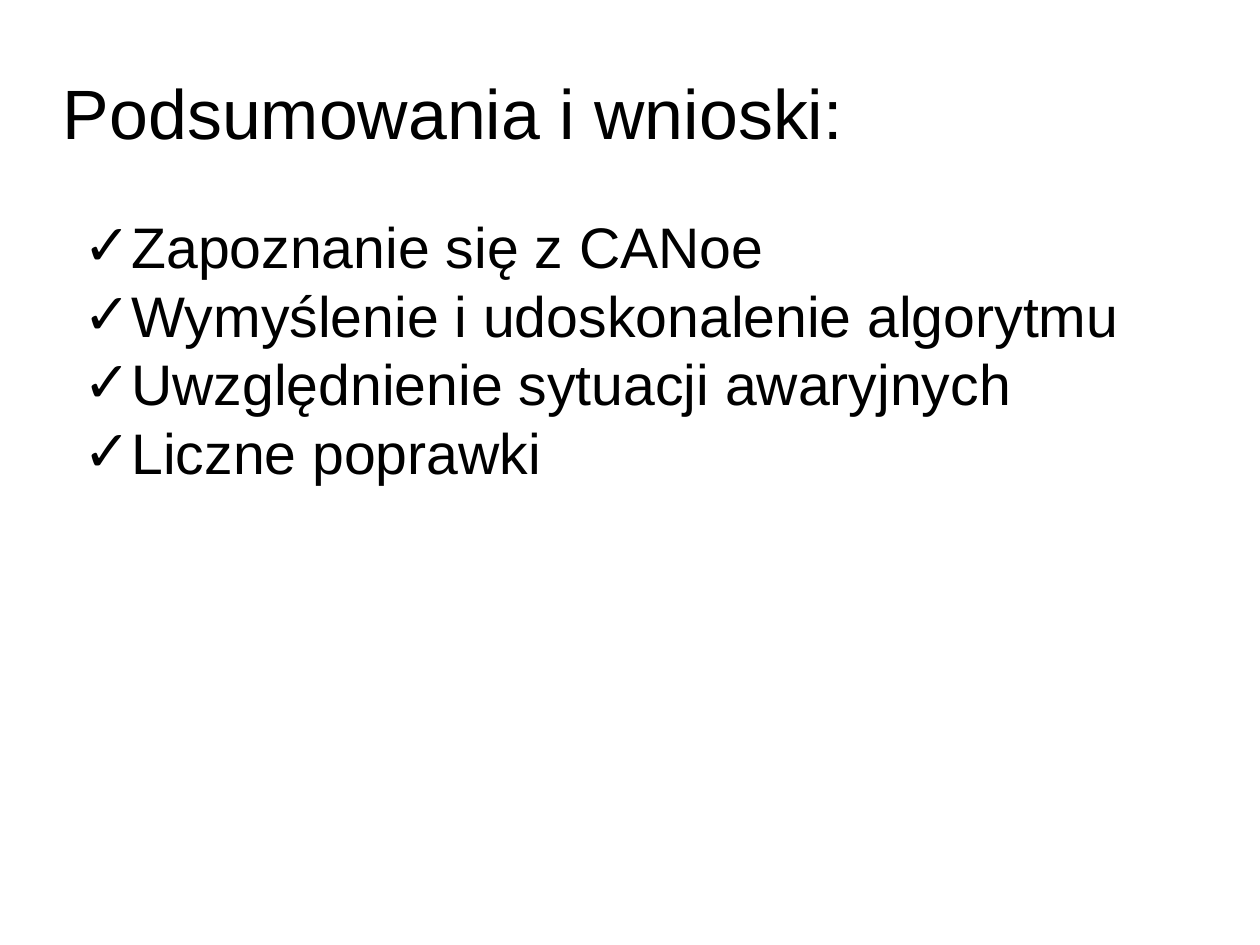
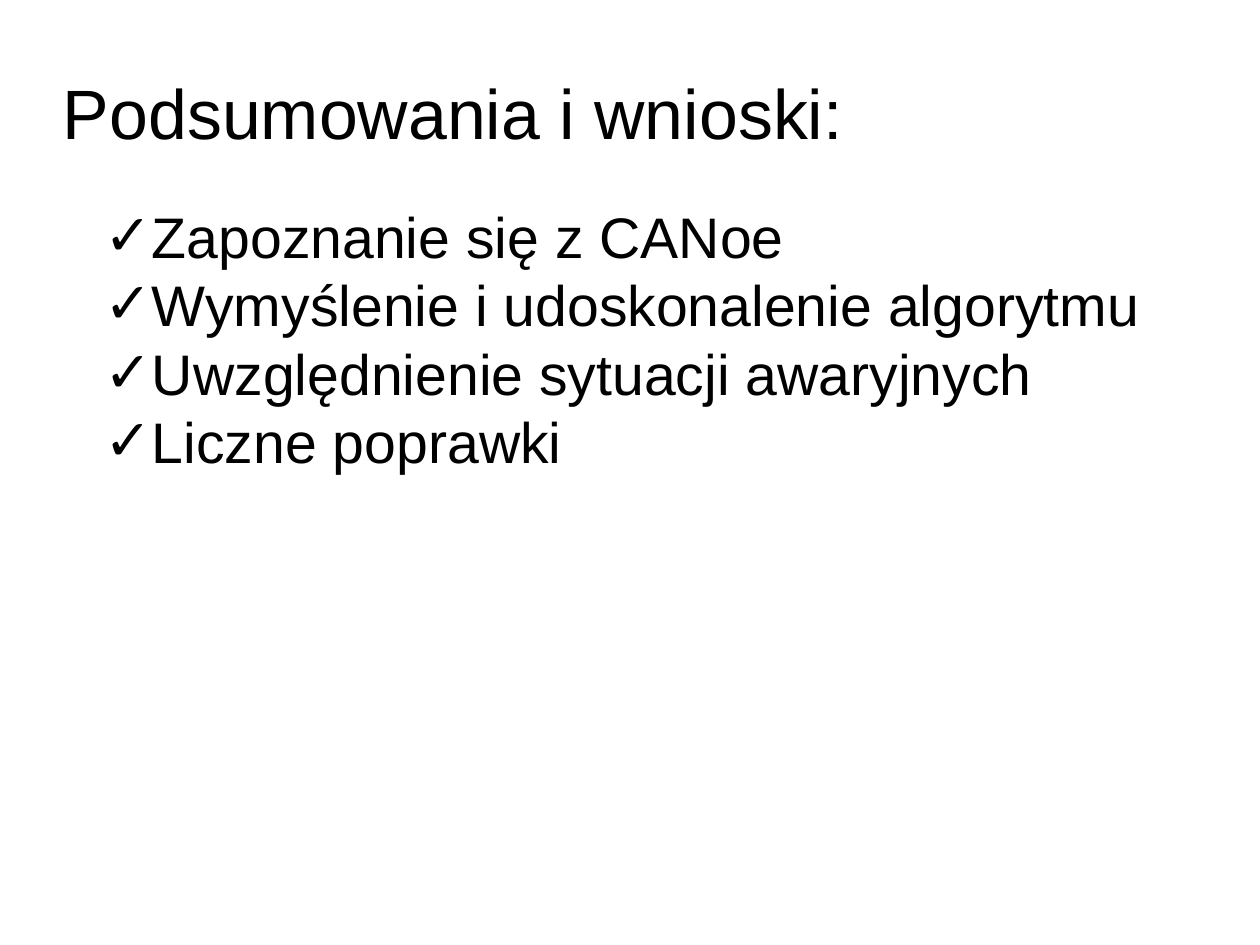
Before and after one commit to AleksanderPasiut/APProject_TrafficLights, a slide deck: slide 13 of prezentacja.pptx. Drawn at 1260x945 pixels with LibreOffice and Linux fonts; fonts in the diff are those of the drawing; background and template pictures are left out. Boxes give left, top, right and bottom in pixels: in the first picture for what was removed or moved away, otherwise in the second. Text is boxed around its words. In the diff, an @@ line names an element or a change of style, - is before the commit and + after.

```diff
--- a/prezentacja.pptx
+++ b/prezentacja.pptx
@@ text "Zapoznanie się z CANoe" moved from (x1=131, y1=226, x2=1119, y2=485) to (x1=152, y1=216, x2=1139, y2=474) @@
```
Also in this commit, not shown: 2 other slides changed, 2 other files.
